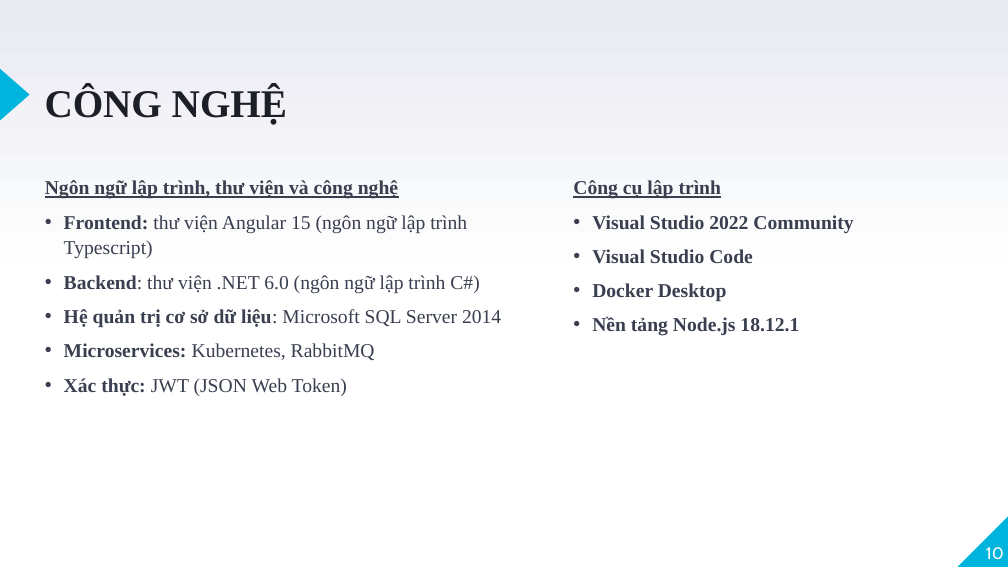
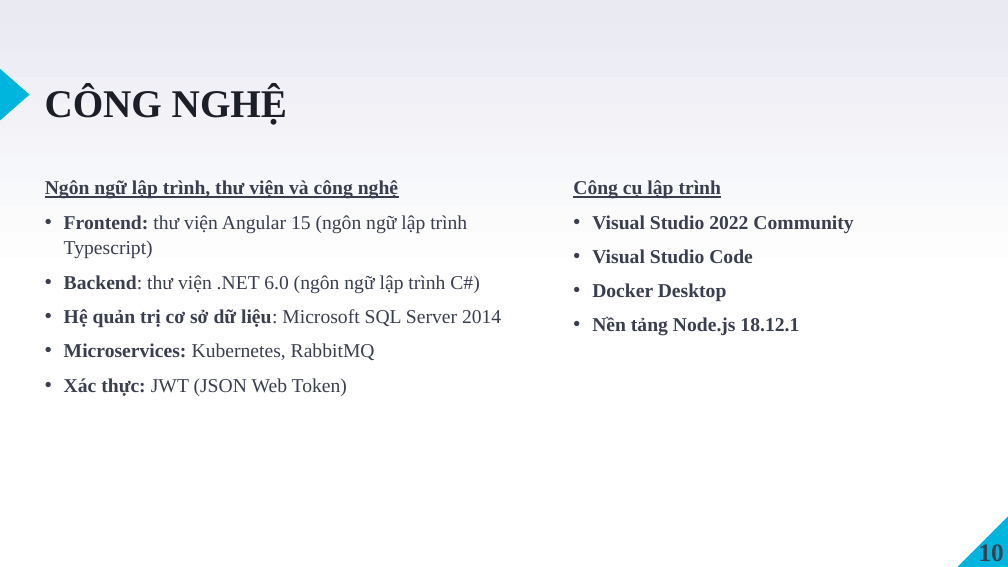
Before and after one commit to VoQuangTuong185/DoAnTotNghiep, a slide deck: slide 10 of Documentation/BCDK4/CN_185_VoQuangTuong_TomTat_BCCK.pptx. Drawn at 1008x567 pixels with LibreOffice and Linux fonts; fonts in the diff are those of the drawing. Boxes give left, top, right and bottom in pixels: in the first picture for what was removed or moved away, otherwise in the second. Text is boxed around its words. In the diff, an @@ line names an element or a change of style, - is before the commit and + after.

```diff
--- a/Documentation/BCDK4/CN_185_VoQuangTuong_TomTat_BCCK.pptx
+++ b/Documentation/BCDK4/CN_185_VoQuangTuong_TomTat_BCCK.pptx
@@ page number at <box>979,541,1004,561</box>: size 12 to 18 pt, font Cabin to Times New Roman, text colour #FFFFFF to #3A3F50, bold on @@
```
Also in this commit, not shown: 16 other slides changed, 6 other files.
